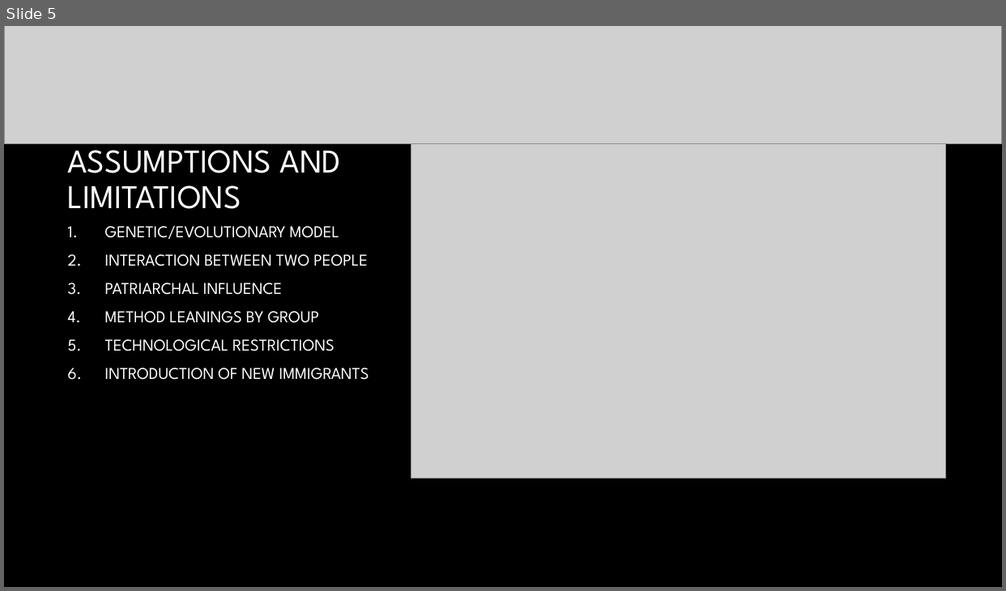
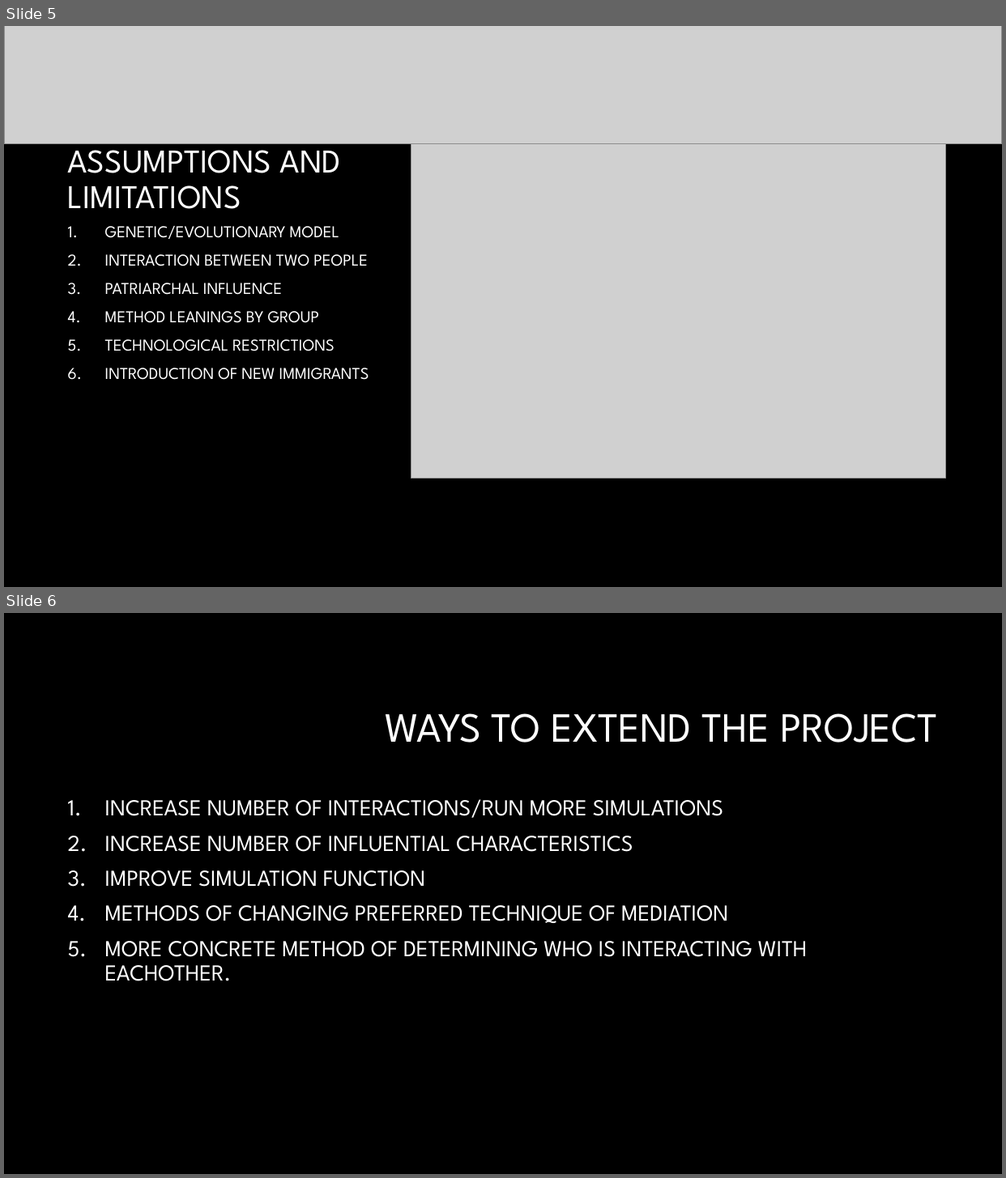
Before and after one commit to Nakul-27/SCUDEM-Populations, a slide deck: SCUDEM Presentation.pptx. Shown one above the other, each under a label of ours: slide 5 before the commit, slides 5 and 6 after it. The pictures are 1006x591 and 1006x1178 pixels, drawn with LibreOffice and Linux fonts; fonts in the diff are those of the drawing; grey boxes stand for pictures; background and template pictures are left out. Boxes give left, top, right and bottom in pixels: in the first picture for what was removed or moved away, otherwise in the second. Text is boxed around its words. In the diff, an @@ line names an element or a change of style, - is before the commit and + after.

```diff
--- a/SCUDEM Presentation.pptx
+++ b/SCUDEM Presentation.pptx
@@ slide 6 added at (4,613,1002,1174), background #000000 @@
@@ title added at (385,713,938,743), 40 pt, text #FFFFFF @@
+WAYS TO EXTEND THE PROJECT
@@ text added at (105,799,807,982), 22 pt, text #FFFFFF @@
+1. INCREASE NUMBER OF INTERACTIONS/RUN MORE SIMULATIONS
+2. INCREASE NUMBER OF INFLUENTIAL CHARACTERISTICS
+3. IMPROVE SIMULATION FUNCTION
+4. METHODS OF CHANGING PREFERRED TECHNIQUE OF MEDIATION
+5. MORE CONCRETE METHOD OF DETERMINING WHO IS INTERACTING WITH EACHOTHER.
```
Also in this commit, not shown: 1 slide changed, 1 other slide added, 1 other file.
